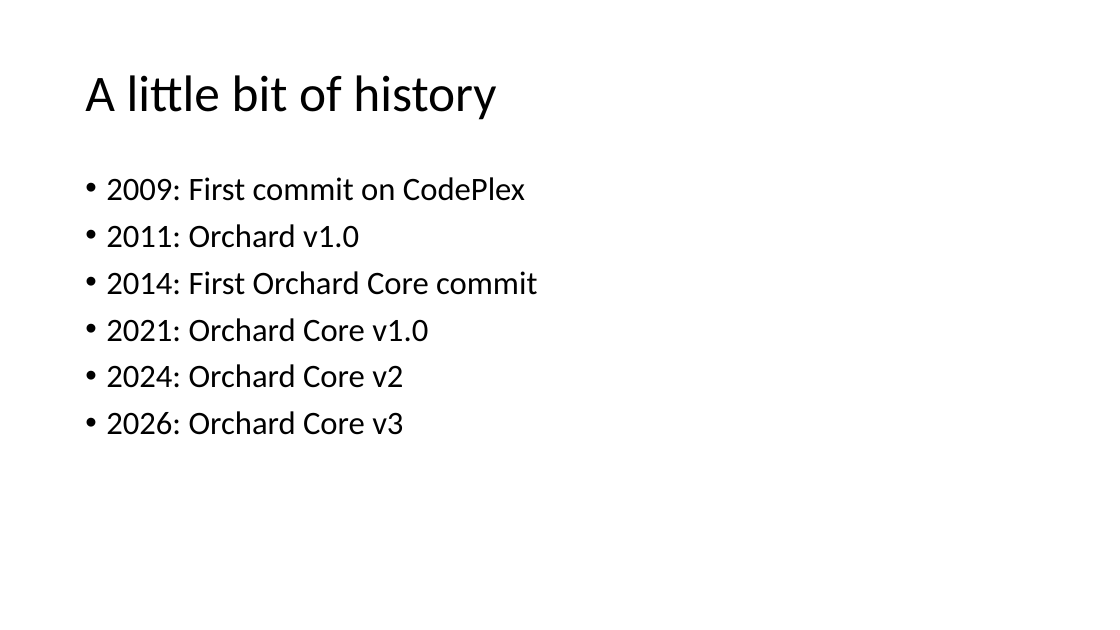
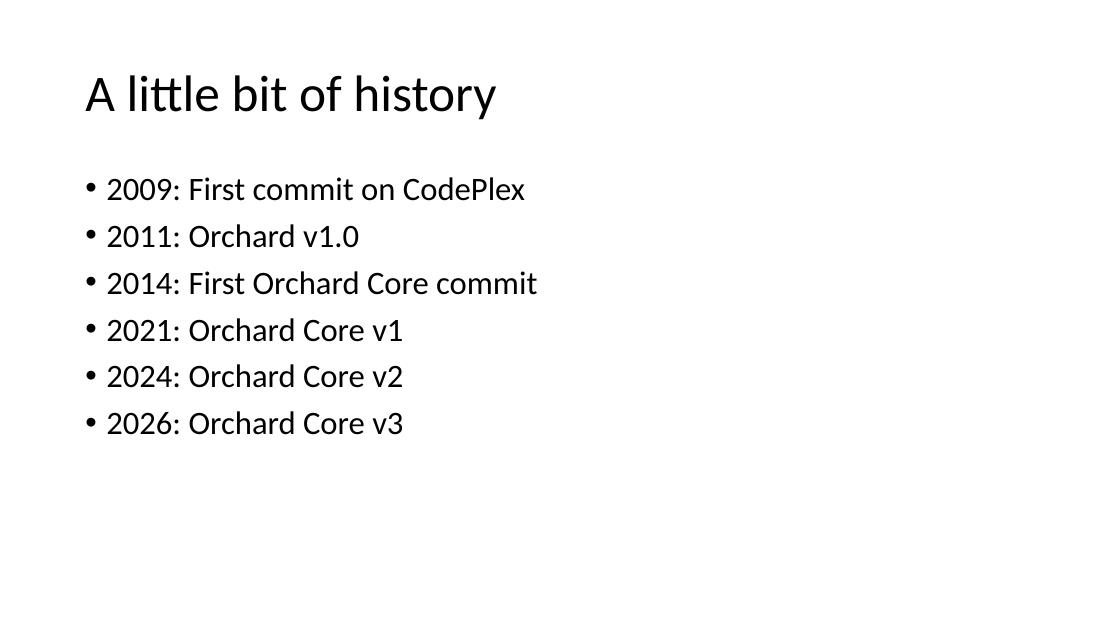
Before and after one commit to Lombiq/Orchard-Ambassadors-Toolbox, a slide deck: slide 6 of IntroductoryTalkTemplate/Showcasing Orchard Core CMS.pptx. Drawn at 1120x630 pixels with LibreOffice and Linux fonts; fonts in the diff are those of the drawing. Boxes give left, top, right and bottom in pixels: in the first picture for what was removed or moved away, otherwise in the second. Text is boxed around its words. In the diff, an @@ line names an element or a change of style, - is before the commit and + after.

```diff
--- a/IntroductoryTalkTemplate/Showcasing Orchard Core CMS.pptx
+++ b/IntroductoryTalkTemplate/Showcasing Orchard Core CMS.pptx
@@ text at [106,318,403,342]: text changed @@
-• 2021: Orchard Core v1.0
+• 2021: Orchard Core v1
```
Also in this commit, not shown: 2 other slides changed.
